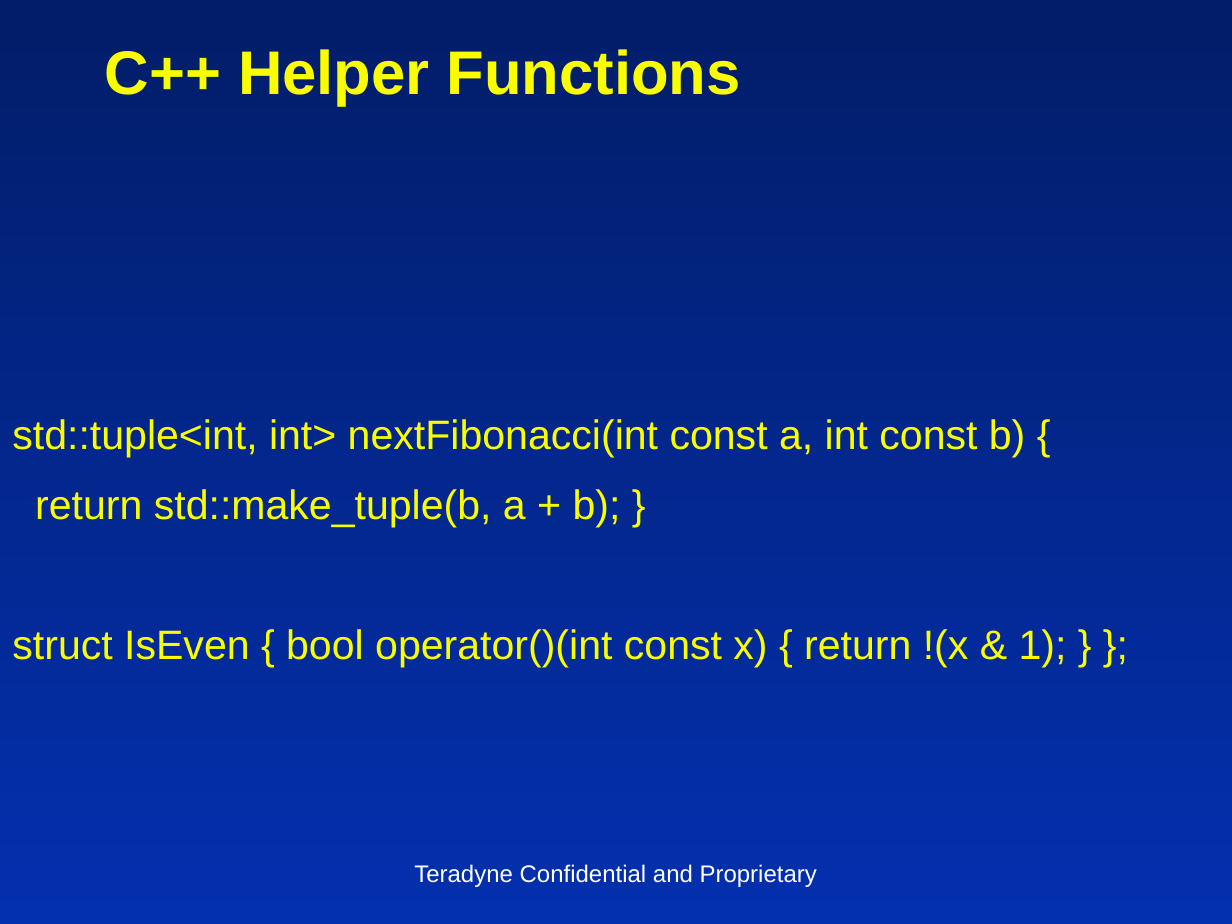
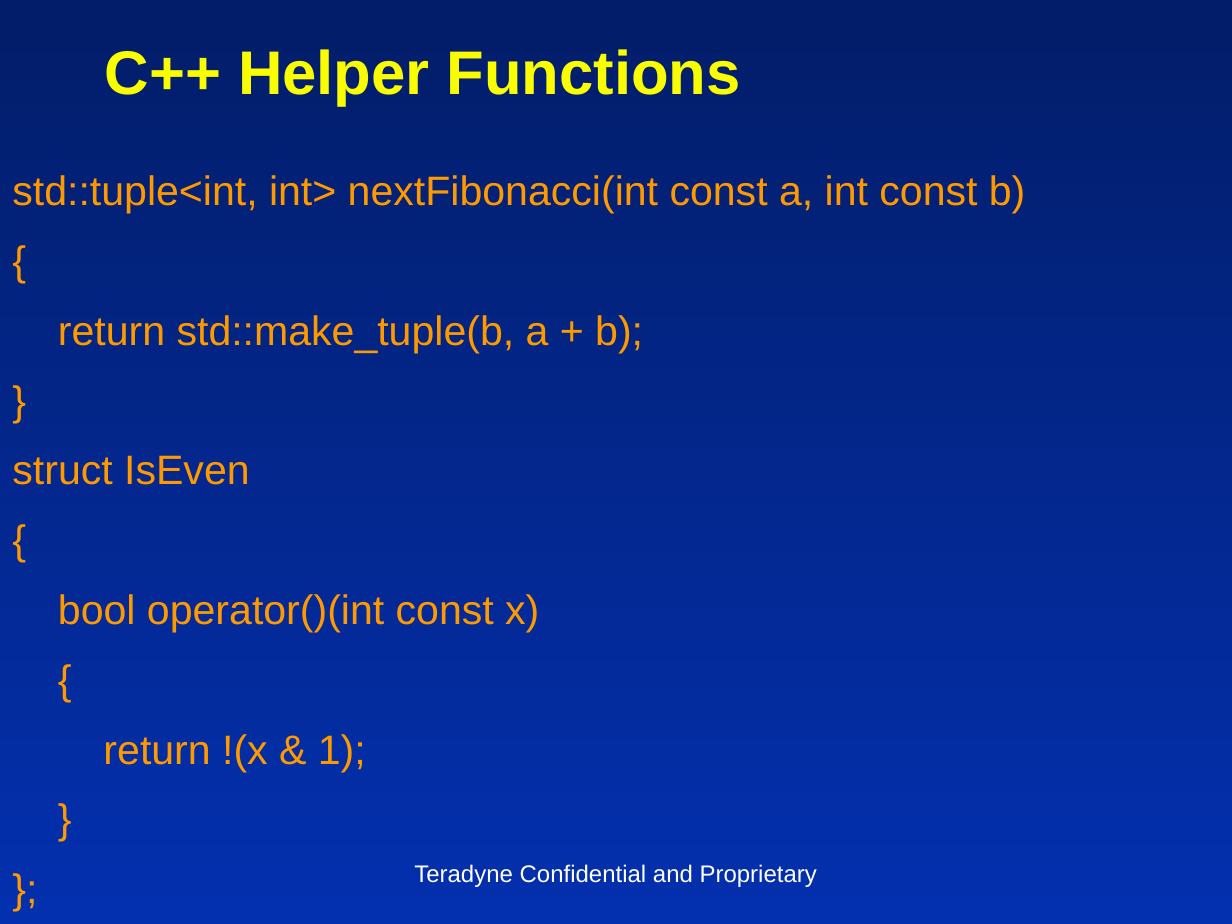
Before and after one commit to insideoutclub/Euler, a slide deck: slide 15 of FiveEasyPieces2.pptx. Drawn at 1232x924 pixels with LibreOffice and Linux fonts; fonts in the diff are those of the drawing. Boxes give left, top, right and bottom in pixels: in the first picture for what was removed or moved away, otherwise in the second. Text is boxed around its words. In the diff, an @@ line names an element or a change of style, - is before the commit and + after.

```diff
--- a/FiveEasyPieces2.pptx
+++ b/FiveEasyPieces2.pptx
@@ text at (x1=12, y1=175, x2=1026, y2=772): text changed; text colour #FAFD00 to #FF9900 @@
-std::tuple<int, int> nextFibonacci(int const a, int const b) {
-return std::make_tuple(b, a + b); }
-struct IsEven { bool operator()(int const x) { return !(x & 1); } };
+std::tuple<int, int> nextFibonacci(int const a, int const b)
+{
+return std::make_tuple(b, a + b);
+}
+struct IsEven
+{
+bool operator()(int const x)
+{
+return !(x & 1);
+}
+};
```
Also in this commit, not shown: 15 other slides changed, 1 other file.
